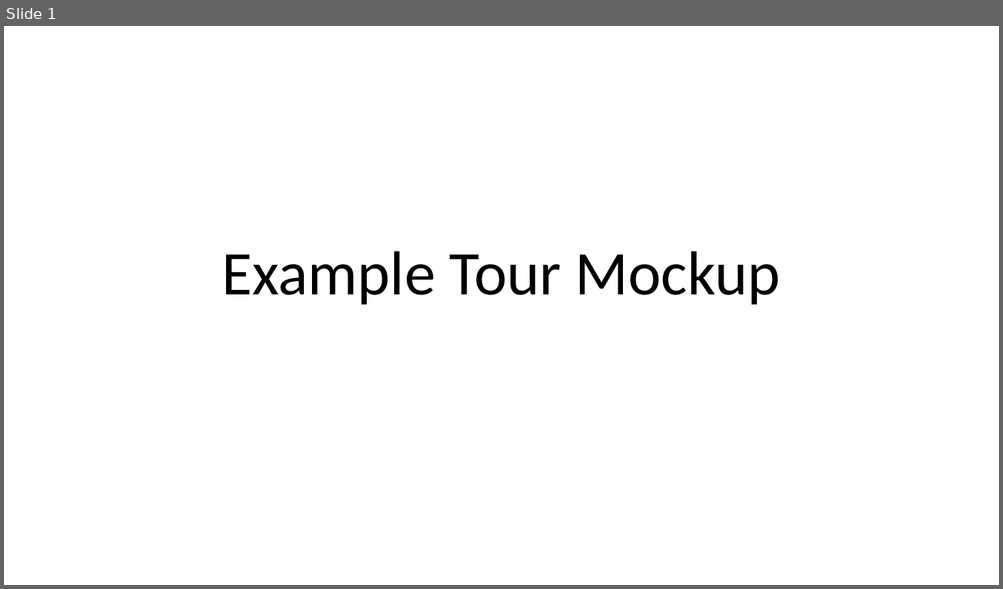
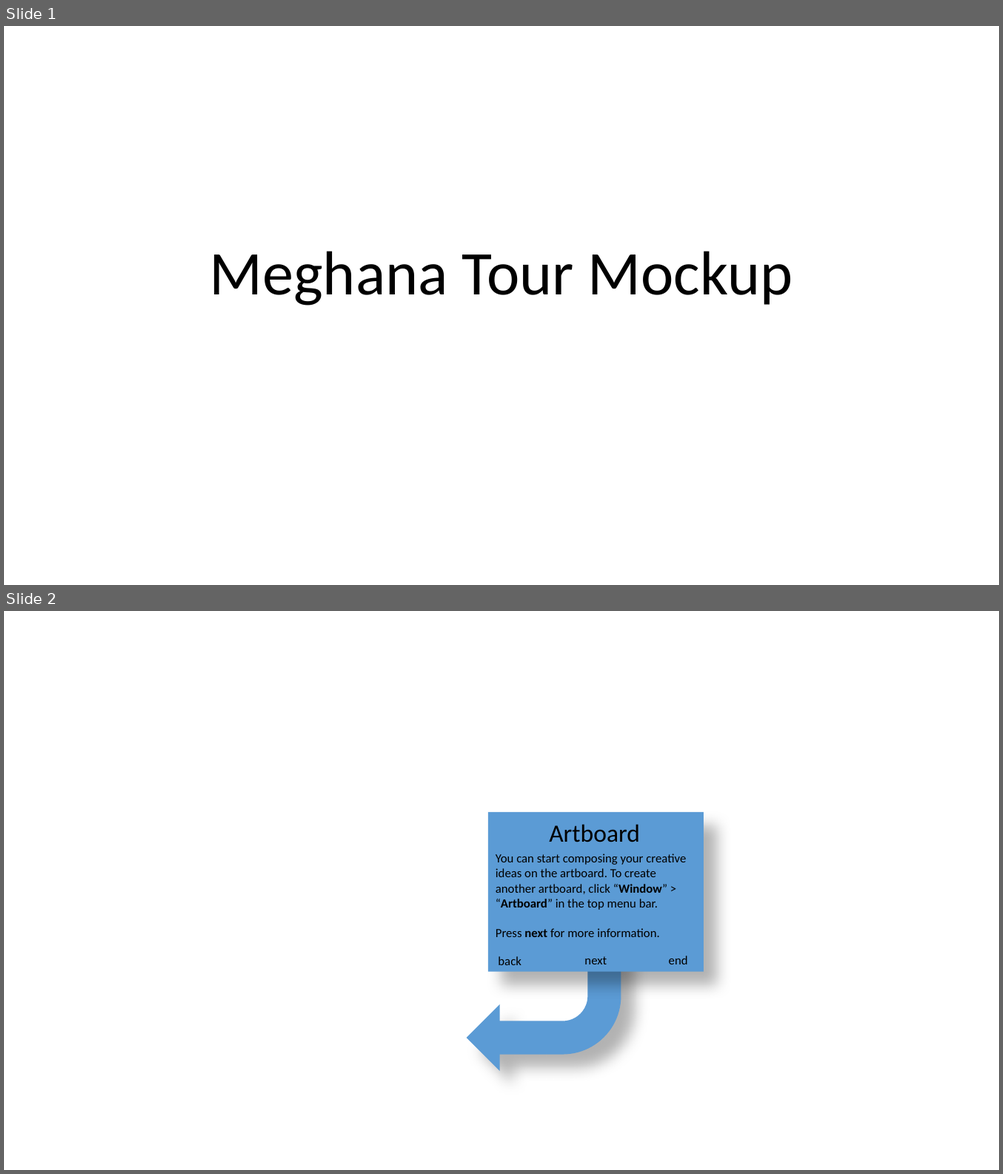
Before and after one commit to ZoeLawson/mcc_tools_tech, a slide deck: Week04-Tours/Homework/meghana_week4_homework/meghana_week4_homework.pptx. Shown one above the other, each under a label of ours: slide 1 before the commit, slides 1 and 2 after it. The pictures are 1003x589 and 1003x1174 pixels, drawn with LibreOffice and Linux fonts; fonts in the diff are those of the drawing; background and template pictures are left out. Boxes give left, top, right and bottom in pixels: in the first picture for what was removed or moved away, otherwise in the second. Text is boxed around its words. In the diff, an @@ line names an element or a change of style, - is before the commit and + after.

Commit message:
meghana week 4 homework

```diff
--- a/Week04-Tours/Homework/meghana_week4_homework/meghana_week4_homework.pptx
+++ b/Week04-Tours/Homework/meghana_week4_homework/meghana_week4_homework.pptx
@@ slide 2 added at [4, 611, 999, 1170], background picture (left out) @@
@@ rectangle added at [488, 812, 704, 972], fill #5B9BD5 @@
@@ text added at [549, 824, 640, 843], 24 pt, text #000000 @@
+Artboard
@@ text added at [495, 854, 686, 937], 12 pt, text #000000 @@
+You can start composing your creative ideas on the artboard. To create another artboard, click “Window” > “Artboard” in the top menu bar.
+Press next for more information.
@@ bent arrow added at [466, 938, 621, 1071], fill #5B9BD5 @@
@@ text added at [498, 957, 521, 965], 12 pt, text #000000 @@
+back
@@ text added at [584, 957, 606, 965], 12 pt, text #000000 @@
+next
@@ text added at [669, 956, 688, 965], 12 pt, text #000000 @@
+end
@@ slide 1 changed as well @@
@@ title at [210, 251, 793, 306]: text changed @@
-Example Tour Mockup
+Meghana Tour Mockup
```
Also in this commit, not shown: 5 other slides added, 4 slides removed.
